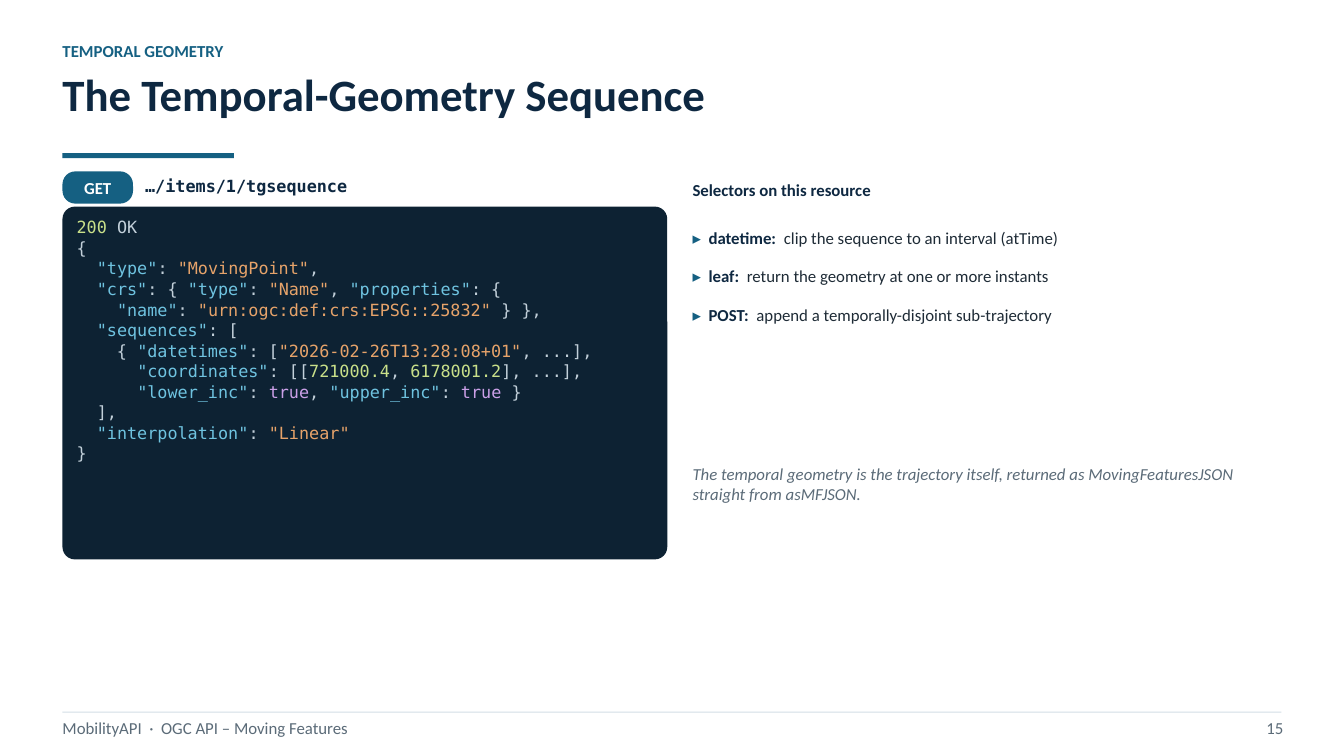
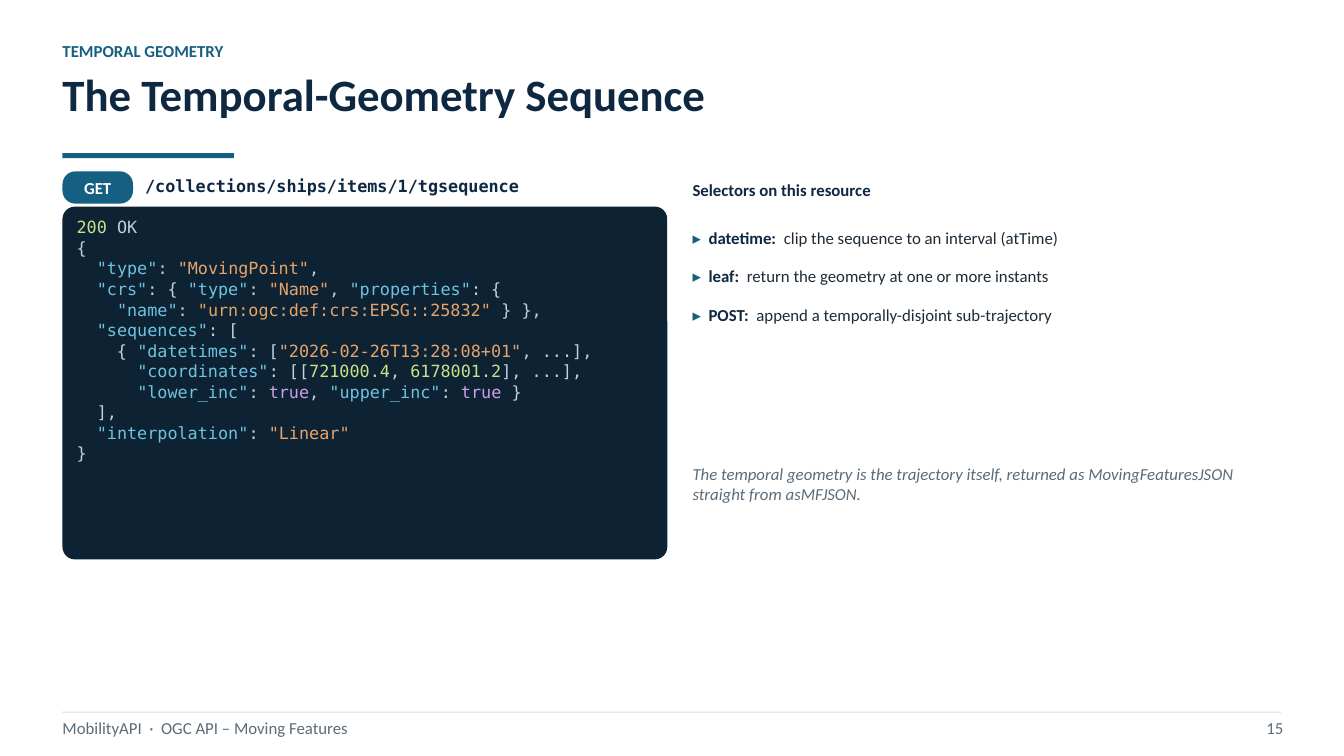
Before and after one commit to MobilityDB/MobilityAPI, a slide deck: slide 18 of MobilityAPIV5.pptx. Drawn at 1344x756 pixels with LibreOffice and Linux fonts; fonts in the diff are those of the drawing. Boxes give left, top, right and bottom in pixels: in the first picture for what was removed or moved away, otherwise in the second. Text is boxed around its words. In the diff, an @@ line names an element or a change of style, - is before the commit and + after.

```diff
--- a/MobilityAPIV5.pptx
+++ b/MobilityAPIV5.pptx
@@ text at box(145, 179, 519, 196): text changed @@
-…/items/1/tgsequence
+/collections/ships/items/1/tgsequence
```
Also in this commit, not shown: 16 other slides changed, 2 slides added, 1 slide removed, 1 other file.
